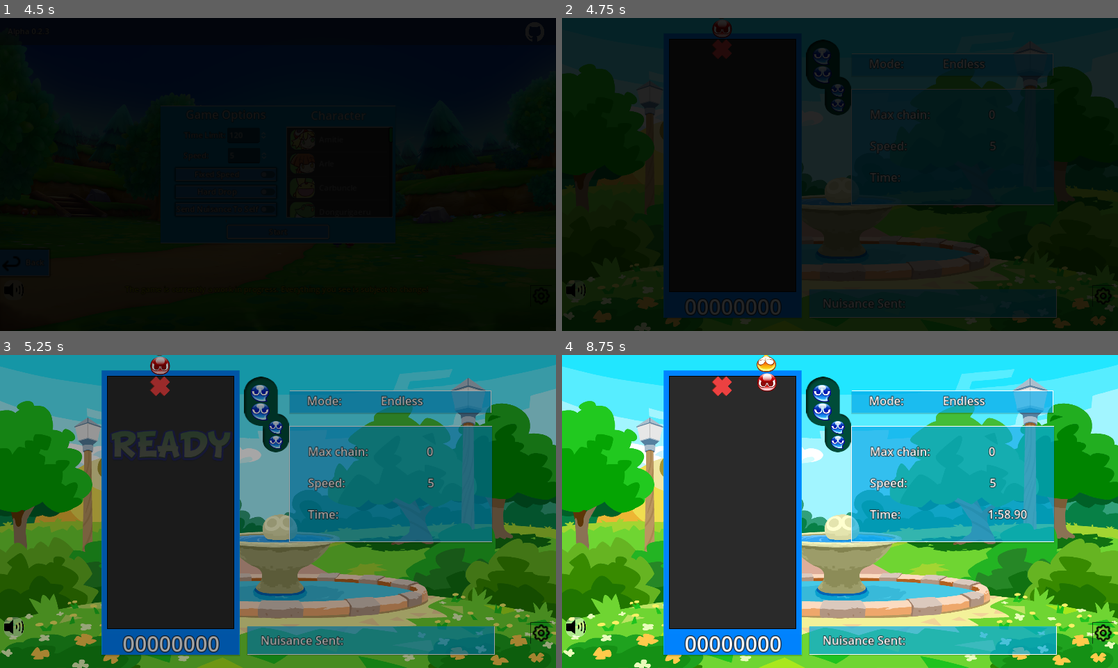
Above: before the commit, frames 1-4 (two rows, left to right).
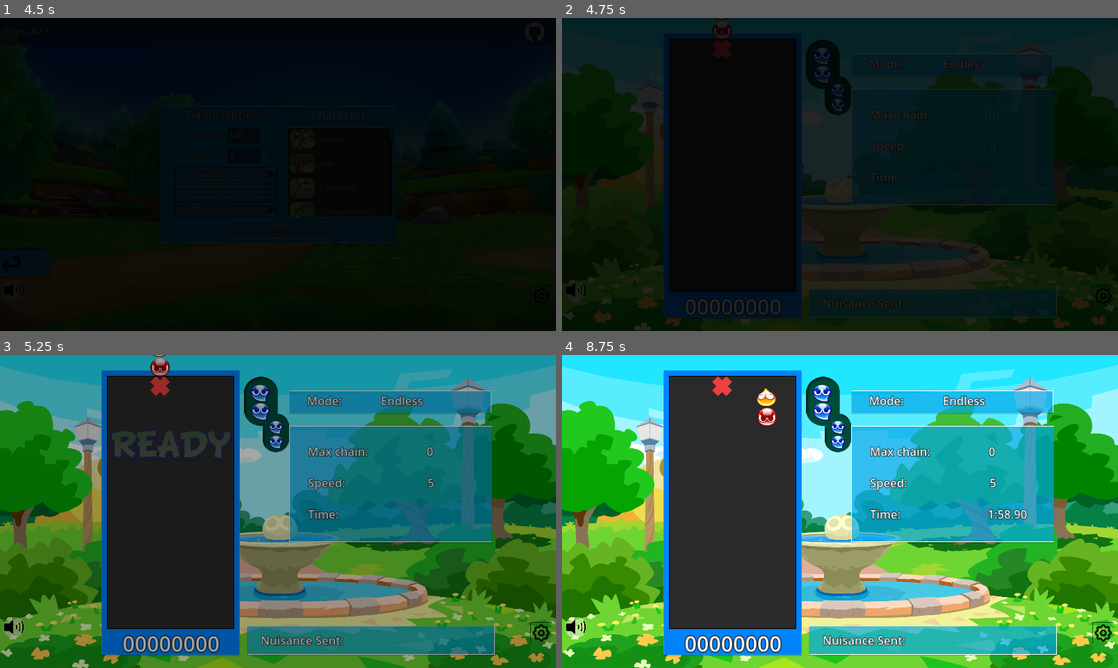
Above: after the commit, the same moments.

Repository: Mageh533/QuickPPOnline
Game: Godot game, scene res://Scenes/UI/MainMenu.tscn
The game is run twice, just before and just after one commit, with the same random seed, the same clock (stepped at 60 frames per second) and the same inputs.
Inputs (mouse positions are in pixels of both pictures, inside the frame that each line leads up to):
- Up to frame 1 (4.5 s): tap Enter at 0.5 s; move the mouse to (400, 158) at 0.52 s; hold Right (p1_right) 0.53-1.25 s; tap Keypad 5 (p2_down) at 0.6 s; tap Space (p1_up) at 0.77, 2.27 s; click "Play Solo" at 1.25 s; move the mouse to (166, 190) at 2.02 s; hold Right (p1_right) 2.03-2.75 s; tap Keypad 4 (p2_left) at 2.1 s; click "Endless" at 2.75 s; click "Start" at 3.5 s; click "Start" at 4.25 s
- Up to frame 2 (4.75 s): no input
- Up to frame 3 (5.25 s): move the mouse to (333, 442) at 5.02 s; hold Left (p1_left) from 5.03 s (still down); tap Keypad 6 (p2_right) at 5.1 s
- Up to frame 4 (8.75 s): move the mouse to (812, 574) at 5.77 s; release Left (p1_left) at 5.78 s; hold Right (p1_right) 5.78-7.28 s; tap A (p2_turnLeft) at 5.85 s; tap Space (p1_up) at 6.02, 6.77, 7.52 s; move the mouse to (1006, 558) at 6.52 s; tap S (p2_turnRight) at 6.6 s; move the mouse to (673, 464) at 7.27 s; hold Left (p1_left) 7.28-8.03 s; tap Keypad 8 (p2_up) at 7.35 s; move the mouse to (867, 511) at 8.02 s; hold Right (p1_right) from 8.03 s (still down); tap Keypad 5 (p2_down) at 8.1 s

Frame 1 is identical in both runs. In frame 2, less than 0.1% of the frame differs, in the area x 27-31%, y 0-7%; in frame 3, 0.1%; in frame 4, 0.6%, in the area x 35-39%, y 0-23%.

Commit message:
Increase falling speed

Diff:
--- a/Scripts/Game/PlayerPuyoDrop.gd
+++ b/Scripts/Game/PlayerPuyoDrop.gd
@@ -44,10 +44,10 @@
 
 func _physics_process(delta):
 	if fastDrop:
-		velocity.y = (fallSpeed + 800) * delta * (get_parent().global_scale.y * 50)
+		velocity.y = (fallSpeed + 500) * delta * (get_parent().global_scale.y * 75) * 2
 		move_and_slide()
 	else:
-		velocity.y = fallSpeed * delta * (get_parent().global_scale.y * 50)
+		velocity.y = fallSpeed * delta * (get_parent().global_scale.y * 75) * 2
 		move_and_slide()
 
 	$SpritesTransforms.global_position.y = global_position.y
